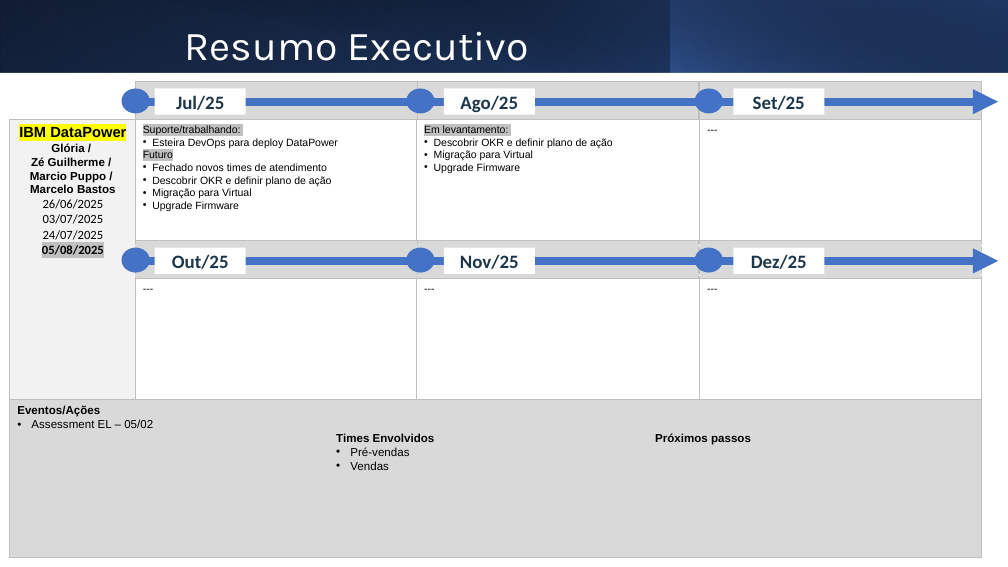
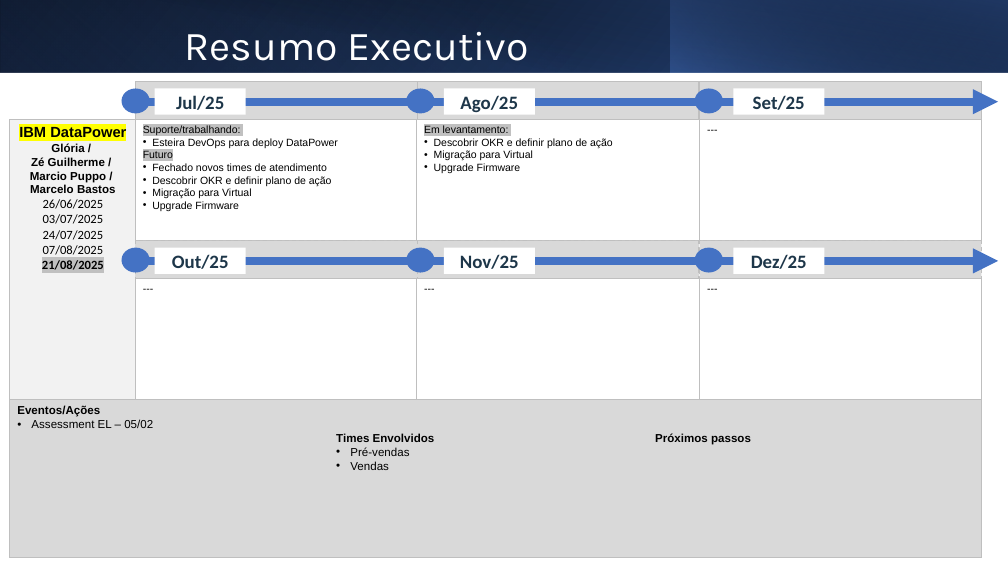
Before and after one commit to alexandrezanetti/bseg, a slide deck: slide 13 of BradescoSeguros - MBR - 2025-08.pptx. Drawn at 1008x567 pixels with LibreOffice and Linux fonts; fonts in the diff are those of the drawing; background and template pictures are left out. Boxes give left, top, right and bottom in pixels: in the first picture for what was removed or moved away, otherwise in the second. Text is boxed around its words. In the diff, an @@ line names an element or a change of style, - is before the commit and + after.

```diff
--- a/BradescoSeguros - MBR - 2025-08.pptx
+++ b/BradescoSeguros - MBR - 2025-08.pptx
@@ text in rectangle at box(42, 245, 104, 270): text changed; bold off @@
-    05/08/2025
+    07/08/2025
+    21/08/2025
```
Also in this commit, not shown: 5 other slides changed.
